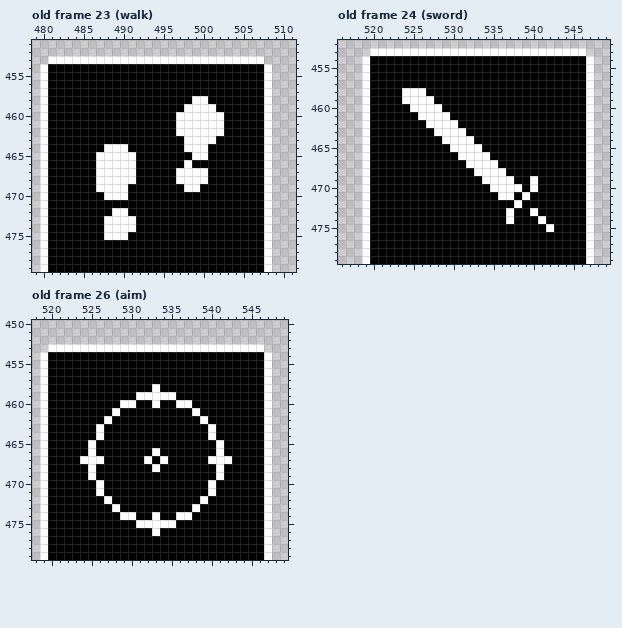
Edited in one commit: pixel-art file (src/battle.ase). That is the earlier state.
856x480 pixels, 29 frames. Shown: old frame 23 (walk): x 479..511, y 451..479; old frame 24 (sword): x 516..549, y 452..479; old frame 26 (aim): x 518..549, y 450..479. The commit also changed other frames, which this record leaves out.
And afterwards:
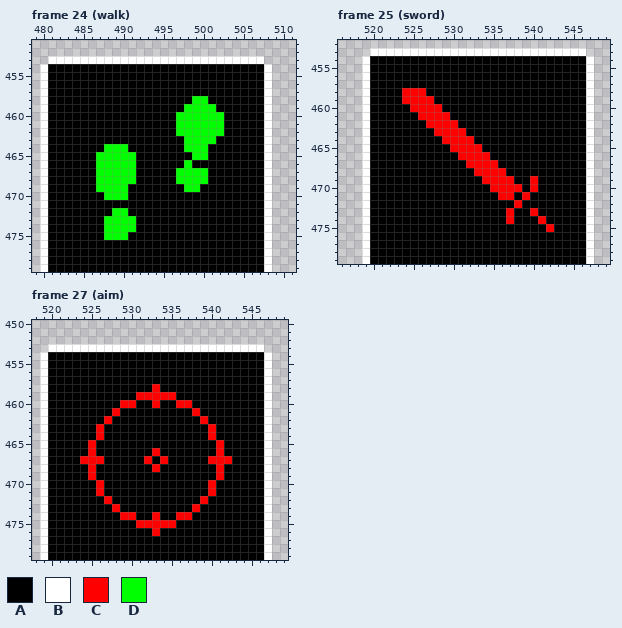
Palette (. is transparent): A #000000  B #ffffff  C #ff0000  D #00ff00
From the commit log: Changed the selection marker to be smaller, and added action markers. Colour coded action buttons to match.
The exact change:
frames 29 -> 30
Frame 24 (walk) against old frame 23 (walk), layer "Layer":
Colour B becomes colour D in row 458 at x 499 to 500; in row 459 at x 498 to 501; in rows 460 to 462 at x 497 to 502; in row 463 at x 498 to 501; in row 464 at x 488 to 490 and 498 to 500; in row 465 at x 487 to 491 and 499 to 500.
Colour B becomes colour D in row 466 at x 487 to 491 and 498; in rows 467 to 468 at x 487 to 491 and 497 to 500; in row 469 at x 487 to 490 and 498 to 499; in row 470 at x 488 to 490; in row 472 at x 489 to 490; in rows 473 to 474 at x 488 to 491.
Colour B becomes colour D in row 475 at x 488 to 490.
Frame 25 (sword) against old frame 24 (sword), layer "Layer":
Colour B becomes colour C in row 458 at x 524 to 526; in row 459 at x 524 to 527; in row 460 at x 525 to 528; in row 461 at x 526 to 529; in row 462 at x 527 to 530; in row 463 at x 528 to 531.
Colour B becomes colour C in row 464 at x 529 to 532; in row 465 at x 530 to 533; in row 466 at x 531 to 534; in row 467 at x 532 to 535; in row 468 at x 533 to 536; in row 469 at x 534 to 537 and 540.
Colour B becomes colour C in row 470 at x 535 to 538 and 540; in row 471 at x 536 to 537 and 539; in row 472 at x 538; in row 473 at x 537 and 540; in row 474 at x 537 and 541; in row 475 at x 542.
Frame 27 (aim) against old frame 26 (aim), layer "Layer":
Colour B becomes colour C in row 458 at x 533; in row 459 at x 531 to 535; in row 460 at x 529 to 530, 533 and 536 to 537; in row 461 at x 528 and 538; in row 462 at x 527 and 539; in rows 463 to 464 at x 526 and 540.
Colour B becomes colour C in row 465 at x 525 and 541; in row 466 at x 525, 533 and 541; in row 467 at x 524 to 526, 532, 534 and 540 to 542; in row 468 at x 525, 533 and 541; in row 469 at x 525 and 541; in rows 470 to 471 at x 526 and 540.
Colour B becomes colour C in row 472 at x 527 and 539; in row 473 at x 528 and 538; in row 474 at x 529 to 530, 533 and 536 to 537; in row 475 at x 531 to 535; in row 476 at x 533.
Boxes around the changes in both pictures, in picture pixels (x1, y1, x2, y2):
changed: (176, 96, 224, 192)
changed: (96, 144, 136, 240)
changed: (402, 88, 554, 232)
changed: (80, 384, 232, 536)
